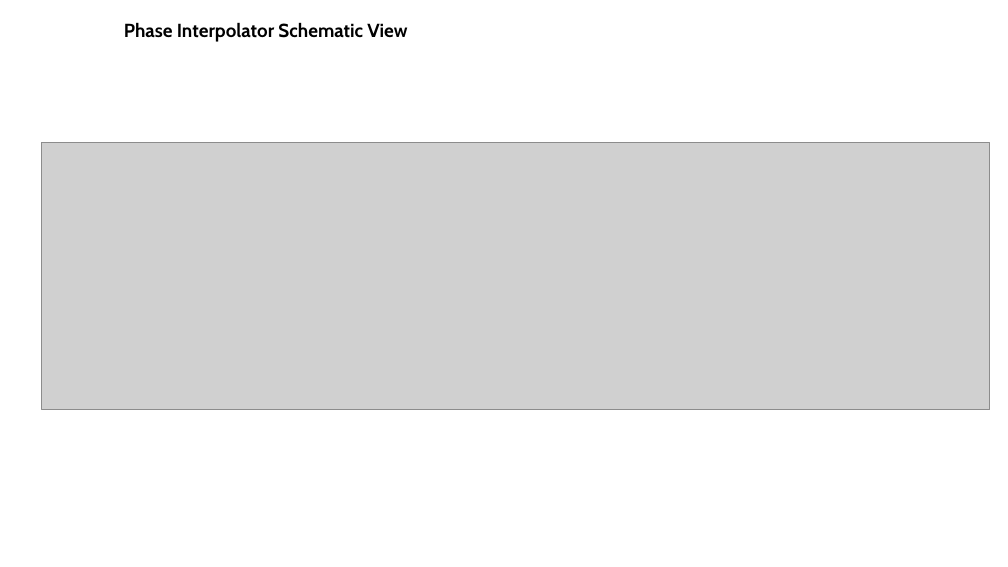
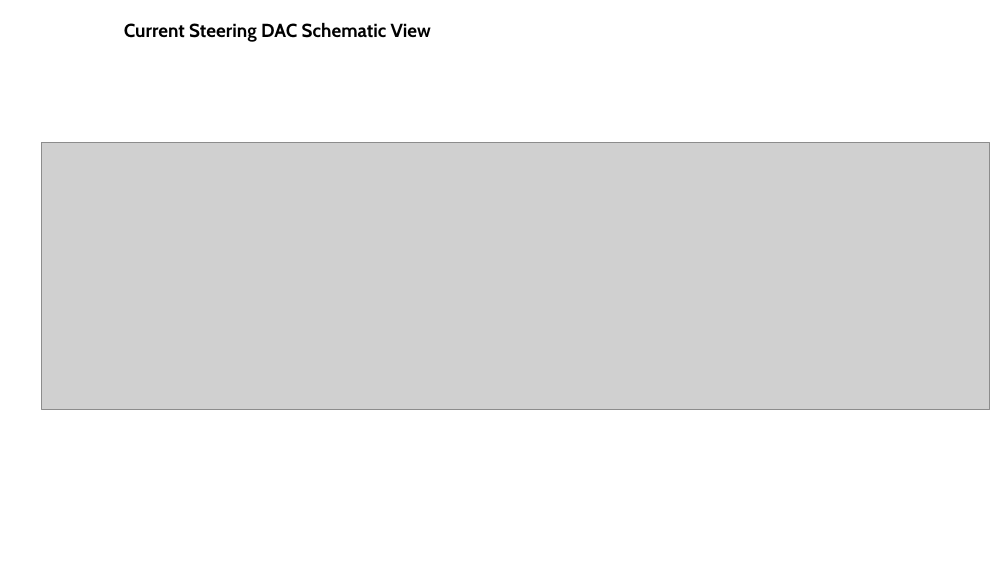
Before and after one commit to Fundacion-Fulgor/UNIC-CASS-Aug25, a slide deck: slide 3 of Diapositivas/DesignExampleRun_CurrentSteeringDAC.pptx. Drawn at 1008x567 pixels with LibreOffice and Linux fonts; fonts in the diff are those of the drawing; grey boxes stand for pictures. Boxes give left, top, right and bottom in pixels: in the first picture for what was removed or moved away, otherwise in the second. Text is boxed around its words. In the diff, an @@ line names an element or a change of style, - is before the commit and + after.

```diff
--- a/Diapositivas/DesignExampleRun_CurrentSteeringDAC.pptx
+++ b/Diapositivas/DesignExampleRun_CurrentSteeringDAC.pptx
@@ text at <box>124,22,431,42</box>: text changed @@
-Phase Interpolator Schematic View
+Current Steering DAC Schematic View
```
Also in this commit, not shown: 1 other slide changed.
